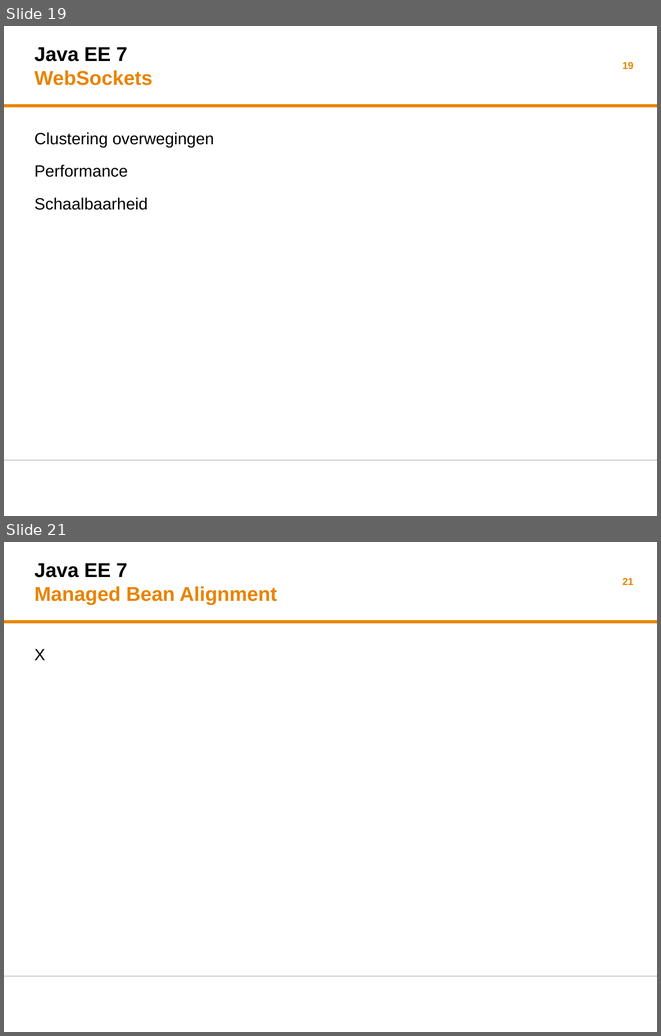
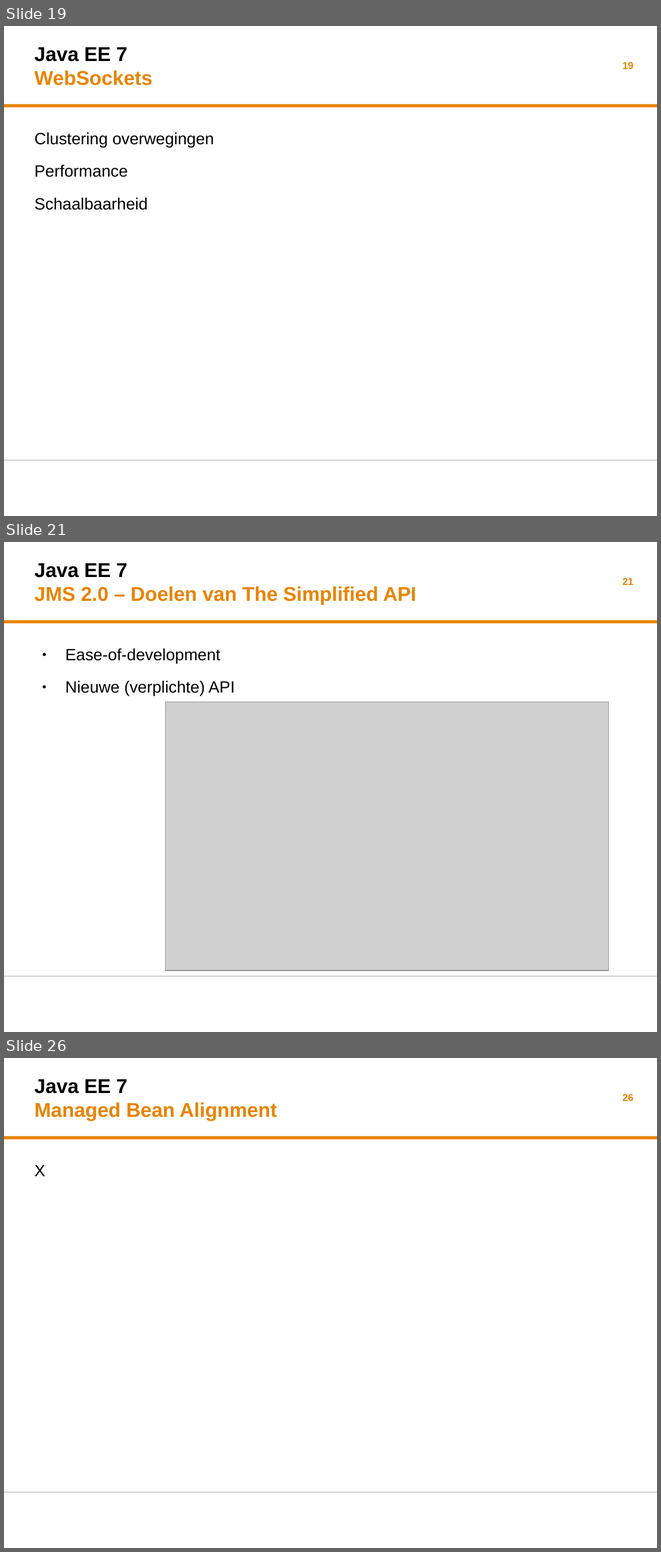
Before and after one commit to martijnblankestijn/javaee7, a slide deck: presentatie/specialmeeting-java-ee-7v2.odp. Shown one above the other, each under a label of ours: slides 19 and 21 before the commit, slides 19, 21 and 26 after it; the slides between them are not shown. The pictures are 661x1036 and 661x1552 pixels, drawn with LibreOffice and Linux fonts; fonts in the diff are those of the drawing; grey boxes stand for pictures; background and template pictures are left out. Boxes give left, top, right and bottom in pixels: in the first picture for what was removed or moved away, otherwise in the second. Text is boxed around its words. In the diff, an @@ line names an element or a change of style, - is before the commit and + after.

```diff
--- a/presentatie/specialmeeting-java-ee-7v2.odp
+++ b/presentatie/specialmeeting-java-ee-7v2.odp
@@ slide 21 added at box(4, 542, 657, 1032), background #FFFFFF; not listed: 2 template elements that a slide beside it also shows @@
@@ title added at box(34, 563, 416, 605), 22 pt, text #E98300, bold @@
+Java EE 7
+JMS 2.0 – Doelen van The Simplified API
@@ page number added at box(623, 578, 634, 585), 11 pt, text #E98300, bold @@
+21
@@ text added at box(65, 648, 235, 696), 18 pt, text #000000 @@
+● Ease-of-development
+● Nieuwe (verplichte) API
@@ picture added at box(165, 702, 608, 970) @@
@@ what was slide 21 is now slide 26 @@
@@ page number at box(623, 1094, 634, 1101): text changed @@
-21
+26
```
Also in this commit, not shown: 1 slide changed, 4 other slides added, 7 other files.
